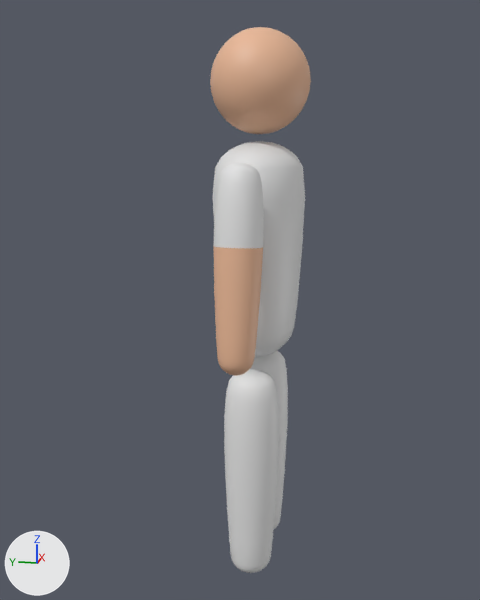
The Blender file Graficzki/Gardener.blend: old version first, new version second.
The view is the same before and after, from a 50 mm lens placed at (-2.162, -0.369, 1.51), pointed at (-0.005, 0.063, 0.971). The axes (+X, +Y, +Z) are drawn at lower left. The lights are the same throughout.

Script lines for the objects in view, before the commit:
```python
me_cube = bpy.data.meshes.new('Cube')
me_cube.from_pydata(...)  # 3148 vertices, 3328 faces; spans x -0.42..0.42, y -0.16..0.16, z 0.02..1.84
me_cube.polygons.foreach_set('use_smooth', [True] * 3328)
# faces by material slot: [1152, 2176]
me_cube.materials.append(mat_body)  # beige #edba98
me_cube.materials.append(mat_clothes)  # white #e7e7e7
ob_cube = bpy.data.objects.new('Cube', me_cube)
ob_cube.location = (0.0, 0.0, 0.0)
```
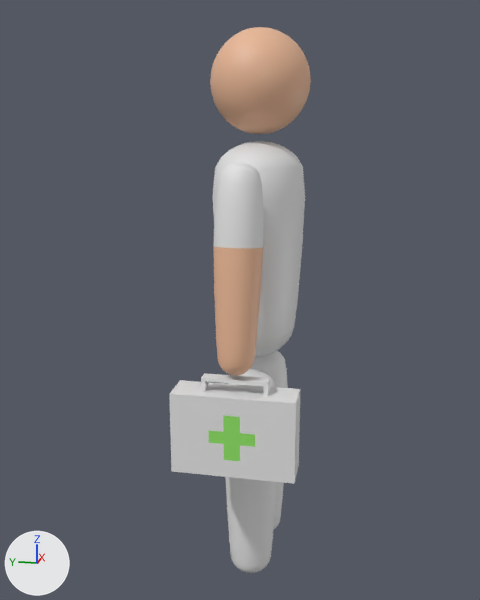
Location of each change, [x1, y1, x2, y2] in pixels of the pictures (480 x 600 px):
'Cube.002', added
    after: [169, 373, 300, 484]
    faces in mat_material_004 (white #e7e7e7): [169, 373, 300, 484]
    faces in mat_material_002 (green #93e767): [209, 416, 255, 461]

The change, as a diff of the scene's bpy script:
```diff
--- a/Graficzki/Gardener.blend.py
+++ b/Graficzki/Gardener.blend.py
@@ mat_material_004 @@
+mat_material_004 = principled_material('Material.004')
+mat_material_004.base_color = (0.8, 0.8, 0.8)  # white #e7e7e7
@@ mat_material_002 @@
+mat_material_002 = principled_material('Material.002')
+mat_material_002.base_color = (0.292, 0.8, 0.137)  # green #93e767
@@ me_cube_003 @@
+me_cube_003.from_pydata(...)  # 200 vertices, 201 faces; spans x -0.056..0.056, y -0.184..0.184, z -0.123..0.165
+# faces by material slot: [16, 185]
+me_cube_003.materials.append(mat_material_002)  # green #93e767
+me_cube_003.materials.append(mat_material_004)  # white #e7e7e7
@@ ob_cube_002 @@
+ob_cube_002 = bpy.data.objects.new('Cube.002', me_cube_003)
+ob_cube_002.location = (-0.375, 0.002, 0.665)
```
